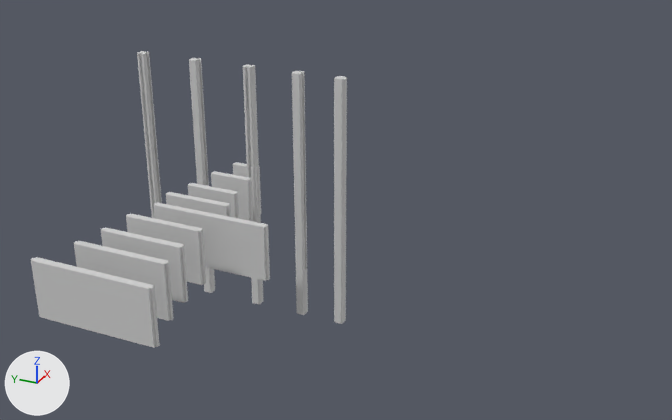
Two versions of the Blender file ViviendaSistemaPrefaHolcim.blend, one commit apart.
Rendered twice from a 50 mm camera at (-18.43, -10.7, 9.1) aimed at (-2.51, -3.54, 1.14). The lights are fixed; the arrows at lower left show +X, +Y and +Z.

The first picture shows 'B0-0520', 'B0_0820', 'B1-094', 'B1-1000', 'B1-1120', 'B1-1420', 'B1_Cube', 'ColTipoA', 'ColTipoB', 'ColTipoC', 'ColTipoD', 'ColTipoE'.
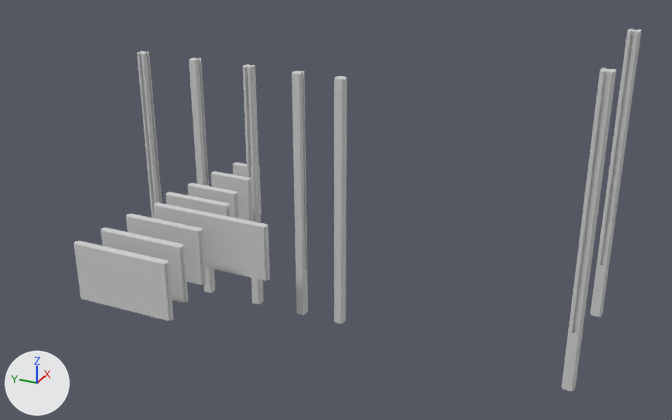
What changed in the scene script:
```text
Change ob_b1_1420:
    add ob_b1_1420.hide_render = True
Add ob_coltipoc_001:
    ob_coltipoc_001 = bpy.data.objects.new('ColTipoC.001', me_coltipoc_cube.copy())  # the mesh of ob_coltipoc
    ob_coltipoc_001.parent = ob_casaholcim
    ob_coltipoc_001.location = (0.125, -8.643, 1.644)
    ob_coltipoc_001.rotation_euler = (1.571, 0.0, 0.0)  # degrees (90, 0, 0)
Add ob_casaholcim:
    ob_casaholcim = bpy.data.objects.new('CasaHolcim', None)
    ob_casaholcim.location = (0.0, 0.0, 0.0)
Add ob_coltipoc_002:
    ob_coltipoc_002 = bpy.data.objects.new('ColTipoC.002', me_coltipoc_cube.copy())  # the mesh of ob_coltipoc
    ob_coltipoc_002.parent = ob_casaholcim
    ob_coltipoc_002.location = (-2.883, -8.643, 1.644)
    ob_coltipoc_002.rotation_euler = (1.571, 0.0, 0.0)  # degrees (90, 0, 0)
```

Boxes [x1, y1, x2, y2] around the edits, measured in the pictures (672 x 420 px):
'B1-1420', hidden: before [31, 257, 160, 348]
'ColTipoC.002', added: after [561, 68, 616, 391]
'ColTipoC.001', added: after [590, 29, 641, 317]
